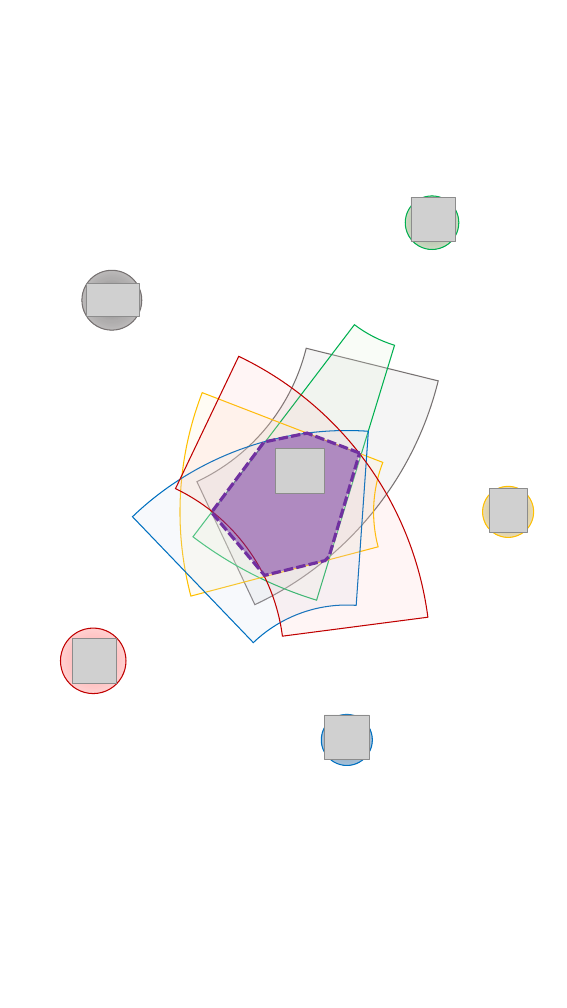
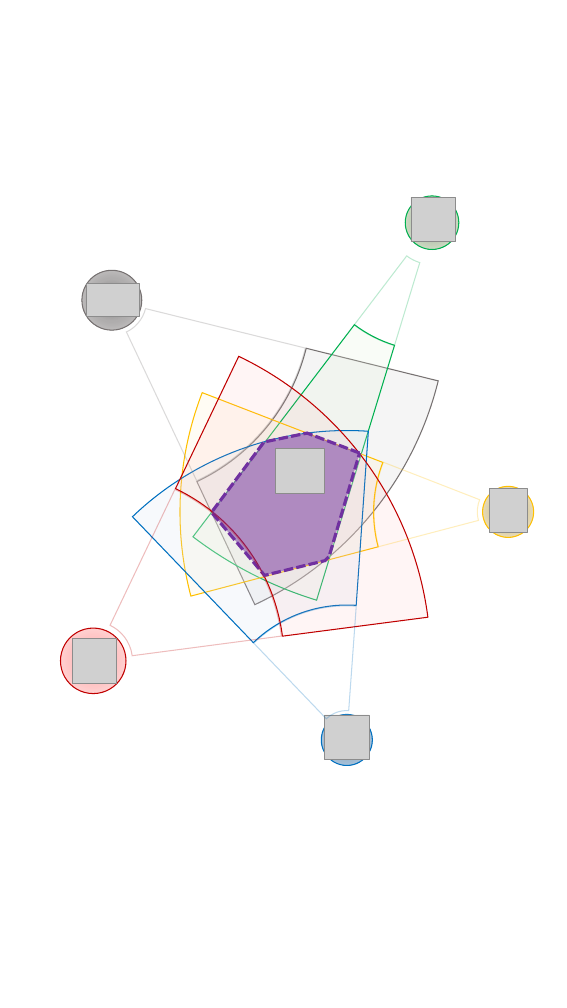
Before and after one commit to TroelsMortensen/SoftwareDesignBook, a slide deck: slide 2 of parts/architectural-styles/hexagonal/assets/AngularSectorDrawing.pptx. Drawn at 567x1008 pixels with LibreOffice and Linux fonts; fonts in the diff are those of the drawing; grey boxes stand for pictures. Boxes give left, top, right and bottom in pixels: in the first picture for what was removed or moved away, otherwise in the second. Text is boxed around its words. In the diff, an @@ line names an element or a change of style, - is before the commit and + after.

```diff
--- a/parts/architectural-styles/hexagonal/assets/AngularSectorDrawing.pptx
+++ b/parts/architectural-styles/hexagonal/assets/AngularSectorDrawing.pptx
@@ arch (boxed as its full ring) added at (x1=0, y1=18, x2=393, y2=582), outline #767171 1 pt @@
@@ arch (boxed as its full ring) added at (x1=251, y1=42, x2=567, y2=404), outline #00B050 1 pt @@
@@ arch (boxed as its full ring) added at (x1=320, y1=321, x2=567, y2=703), outline #FFC000 1 pt @@
@@ arch (boxed as its full ring) added at (x1=0, y1=395, x2=359, y2=927), outline #C00000 1 pt @@
@@ arch (boxed as its full ring) added at (x1=199, y1=592, x2=495, y2=888), outline #0070C0 1 pt @@
```
Also in this commit, not shown: 2 other files.
